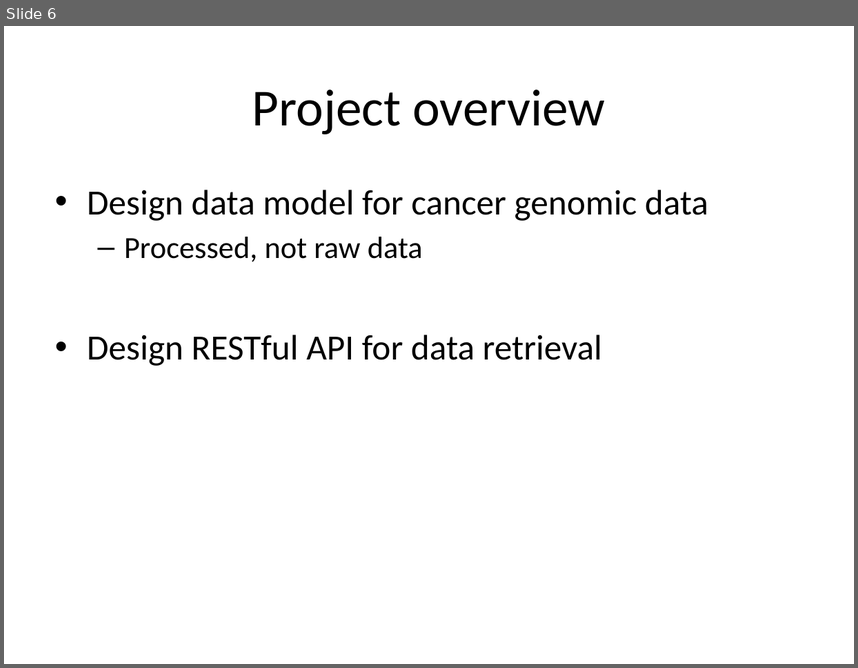
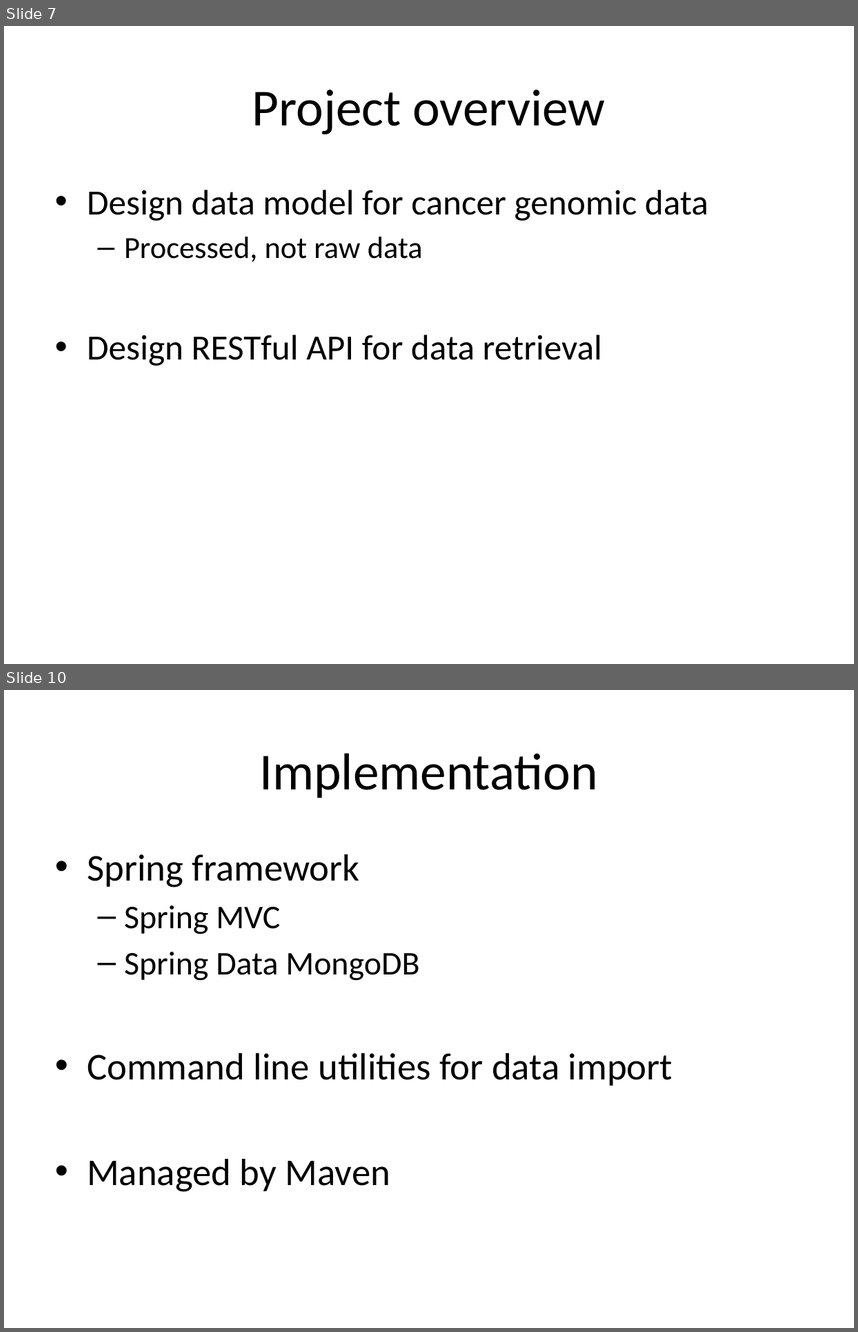
Before and after one commit to oncoblocks/gsoc-data-warehouse, a slide deck: docs/Gsoc_midterm_demo_070715.pptx. Shown one above the other, each under a label of ours: slide 6 before the commit, slides 7 and 10 after it; the slides between them are not shown. The pictures are 858x668 and 858x1332 pixels, drawn with LibreOffice and Linux fonts; fonts in the diff are those of the drawing. Boxes give left, top, right and bottom in pixels: in the first picture for what was removed or moved away, otherwise in the second. Text is boxed around its words. In the diff, an @@ line names an element or a change of style, - is before the commit and + after.

```diff
--- a/docs/Gsoc_midterm_demo_070715.pptx
+++ b/docs/Gsoc_midterm_demo_070715.pptx
@@ slide 10 added at (4,690,854,1328), background #FFFFFF @@
@@ title added at (259,753,597,798), 44 pt, text #000000 @@
+Implementation
@@ text added at (87,854,673,1192), 32 pt, text #000000 @@
+• Spring framework
+  – Spring MVC
+  – Spring Data MongoDB
+• Command line utilities for data import
+• Managed by Maven
@@ what was slide 6 is now slide 7 @@
```
Also in this commit, not shown: 4 slides changed, 6 other slides added, 2 other files.
